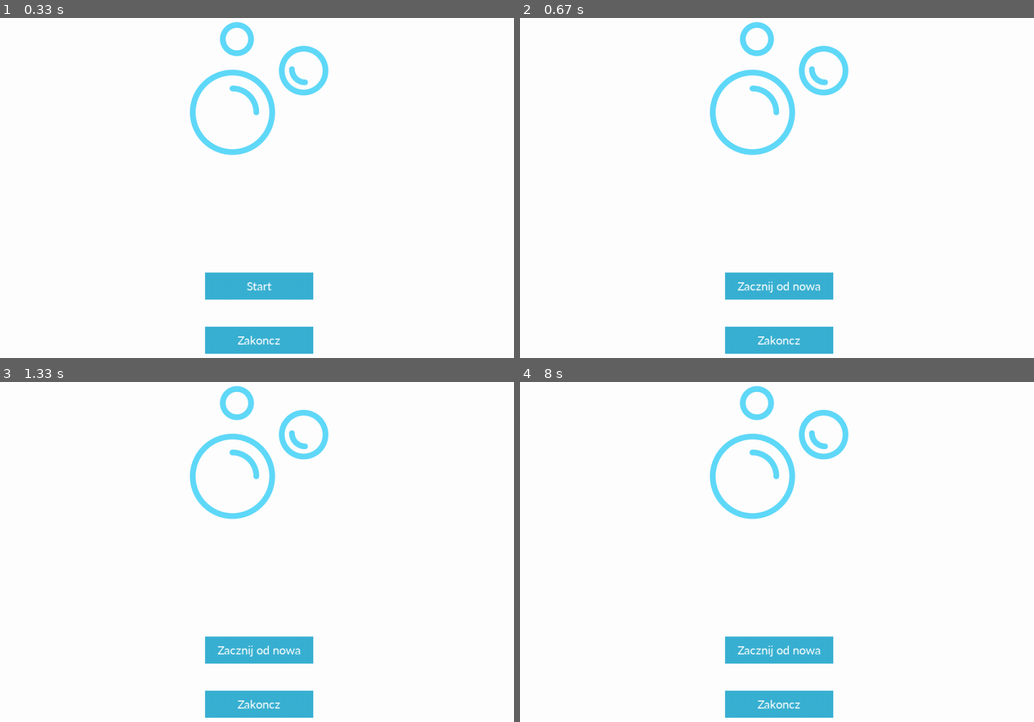
Above: before the commit, frames 1-4 (two rows, left to right).
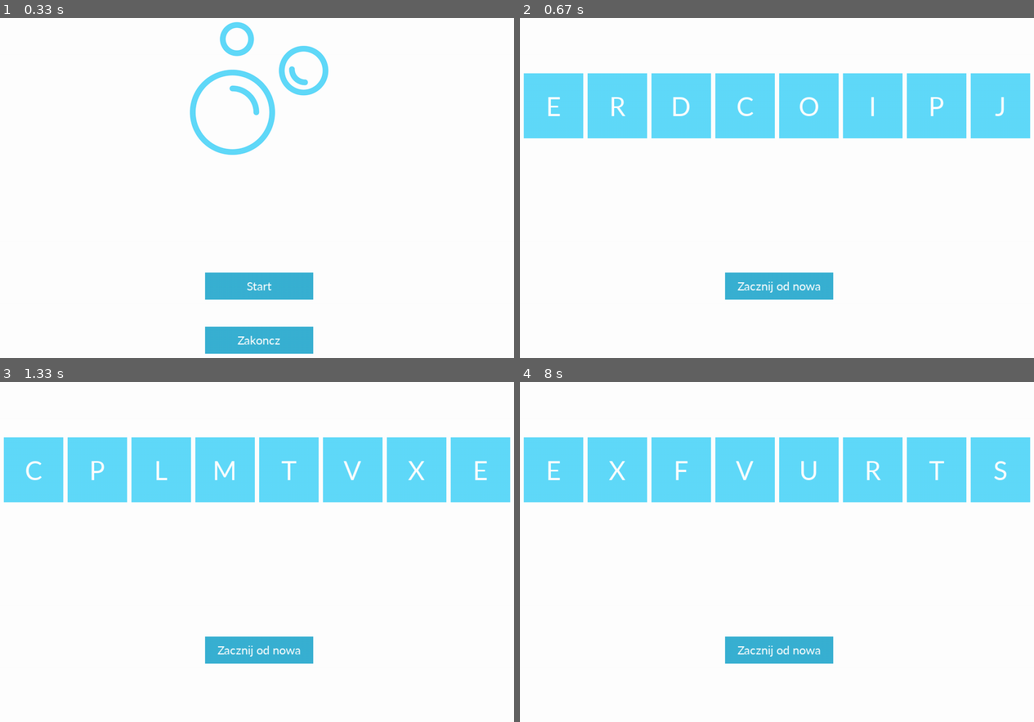
Above: after the commit, the same moments.

Repository: Faliszek/bubble-sort-pygame
Game: pygame game, started from main.py
Two runs of this game, one before a commit and one after it. Both use one fixed random seed, a clock stepped at 60 frames per second and the inputs below.
Inputs (mouse positions are in pixels of both pictures, inside the frame that each line leads up to):
- Up to frame 1 (0.33 s): no input
- Up to frame 2 (0.67 s): click "Start" at 0.38 s
- Up to frame 3 (1.33 s): click "Zacznij od nowa" at 0.72 s
- Up to frame 4 (8 s): press the mouse at (627, 599) at 7.53 s; move the mouse to (705, 620) at 7.63 s; release the mouse at (787, 643) at 7.77 s; click (751, 660) at 7.88 s

Frame 1 is identical in both runs. In frame 2, 20% of the frame differs, in the area x 0-100%, y 1-99%; in frame 3, 20%; in frame 4, 20%.

Commit message:
working passing events in game_view

Diff:
--- a/button.py
+++ b/button.py
@@ -40,14 +40,13 @@
         return (x, y)
 
     def onClick(self, clickX, clickY, eventType):
-        print("GITARA")
+        print("Button clcicked")
 
         if eventType == pygame.MOUSEBUTTONUP:
             if self.x <= clickX <= (self.x + self.w) and self.y <= clickY <= (self.y + self.h):
                 self.handleClick()
 
     def render(self, events):
-        print("button", events)
 
         x = self.calcX()
         font = pygame.font.SysFont("lato", 22)
--- a/game.py
+++ b/game.py
@@ -43,7 +43,6 @@
 
     def startGame(self):
         self.actualView = View.GAME
-        print("Started")
 
     def update(self, events):
         if self.actualView == View.START:
--- a/game_view.py
+++ b/game_view.py
@@ -5,28 +5,86 @@
 
 from button import Button
 from screen import Screen
+from letter import Letter
+
+width = config.size["width"]
+height = config.size["height"]
 
 
 class GameView(Screen):
-    numbers = []
+    letters = []
+    countNumbers = 8
+    valuesToSwitch = ()
 
     def __init__(self,  screen):
         super().__init__(screen)
-        self.numbers = self.initNumbers()
+        self.setNewNumbers(screen)
+        self.printValuesToSwitch()
 
     def randomValue(self):
-        return random.randint(1, 101)
+        return random.randint(65, 90)
 
-    def initNumbers(self):
+    def initNumbers(self, screen):
+        w = (width - 80) / self.countNumbers
         a = []
-        for i in range(10):
-            a.append({"index": i, "value": self.randomValue()})
+        randomNumbers = random.sample(range(65, 90), self.countNumbers)
+        for i in range(self.countNumbers):
+            value = randomNumbers[i]
+
+            l = Letter(screen, index=i, value=value, text=chr(value), x=i *
+                       w + 40, y=150, w=w-8, h=120)
+            a.append(l)
         return a
 
+    def bubbleSort(self, arr):
+        newArr = []
+        for i in arr:
+            newArr.append(i)
+
+        for passnum in range(len(newArr)-1, 0, -1):
+            for i in range(passnum):
+                if newArr[i].value > newArr[i+1].value:
+                    temp = newArr[i]
+                    newArr[i] = newArr[i+1]
+                    newArr[i+1] = temp
+        return newArr
+
+    def printNumbers(self, arr):
+        newArr = []
+        for el in arr:
+            newArr.append(el.value)
+        print(newArr)
+
+    def printValuesToSwitch(self):
+        print(self.valuesToSwitch)
+
+    def setNewNumbers(self, screen):
+        self.letters = self.initNumbers(screen)
+        letters = self.letters
+        self.sortedLetters = self.bubbleSort(letters)
+        self.analyzeNextMove()
+
+    def analyzeNextMove(self):
+        newArr = []
+        for i in self.letters:
+            newArr.append(i)
+
+        for passnum in range(len(newArr)-1, 0, -1):
+            for i in range(passnum):
+                if newArr[i].value > newArr[i+1].value:
+                    self.setValuesToSwitch(
+                        newArr[i].value, newArr[i+1].value)
+                    return
+
+    def setValuesToSwitch(self, firstNumber, secondNumber):
+        self.valuesToSwitch = (firstNumber, secondNumber)
+
     def render(self, gameChanger, screen, events):
-        events = pygame.event.get()
+        screen.fill(config.colors["white"])
 
-        startButton = Button(screen, onClick=lambda: print(
-            "elo"), text="Zacznij od nowa", y=518)
+        for letter in self.letters:
+            letter.render()
+
+        startButton = Button(
+            screen, onClick=lambda: self.setNewNumbers(screen), text="Zacznij od nowa", y=518)
         startButton.render(events)
-        print(self.numbers)
--- a/letter.py
+++ b/letter.py
@@ -3,21 +3,40 @@
 import config
 
 
-class Number:
+class Letter:
+    index = 1
     value = 0
+    text = ""
     x = 0
     y = 0
-    height = 80
-    width = 40
+    h = 80
+    w = 40
+    bg = config.colors["blue"]
 
-    def __init__(self, value):
+    def __init__(self, screen, index, value, text, x, y, w, h):
+        self.index = index
         self.value = value
+        self.text = text
+        self.x = x
+        self.y = y
+        self.w = w
+        self.h = h
+        self.screen = screen
 
-    # def render(self):
+    def calcTextPosition(self, textWidth, textHeight):
+        x = self.x + (self.w / 2) - (textWidth / 2)
+        y = self.y + (self.h / 2) - (textHeight / 2)
+        return (x, y)
 
-    #     font = pygame.font.SysFont("lato", 22)
-    #     x = self.calcX()
-    #     text = font.render(self.text, True, config.colors["white"])
+    def render(self):
 
-    #     (textX, textY) = self.calcTextPosition(
-    #         text.get_width(), text.get_height())
+        font = pygame.font.SysFont("lato", 48)
+        text = font.render(self.text, True, config.colors["white"])
+
+        (textX, textY) = self.calcTextPosition(
+            text.get_width(), text.get_height())
+
+        pygame.draw.rect(self.screen, self.bg,
+                         (self.x, self.y, self.w, self.h))
+        self.screen.blit(text, (textX,
+                                textY))
--- a/screen.py
+++ b/screen.py
@@ -15,12 +15,3 @@
 class Screen:
     def __init__(self, screen):
         screen.fill(config.colors["white"])
-
-
-class GameView(Screen):
-    def __init__(self, gameChanger, screen, events):
-        super().__init__(screen)
-
-        startButton = Button(screen, onClick=lambda: print(
-            "elo"), text="Zacznij od nowa", y=518)
-        startButton.render(events)
